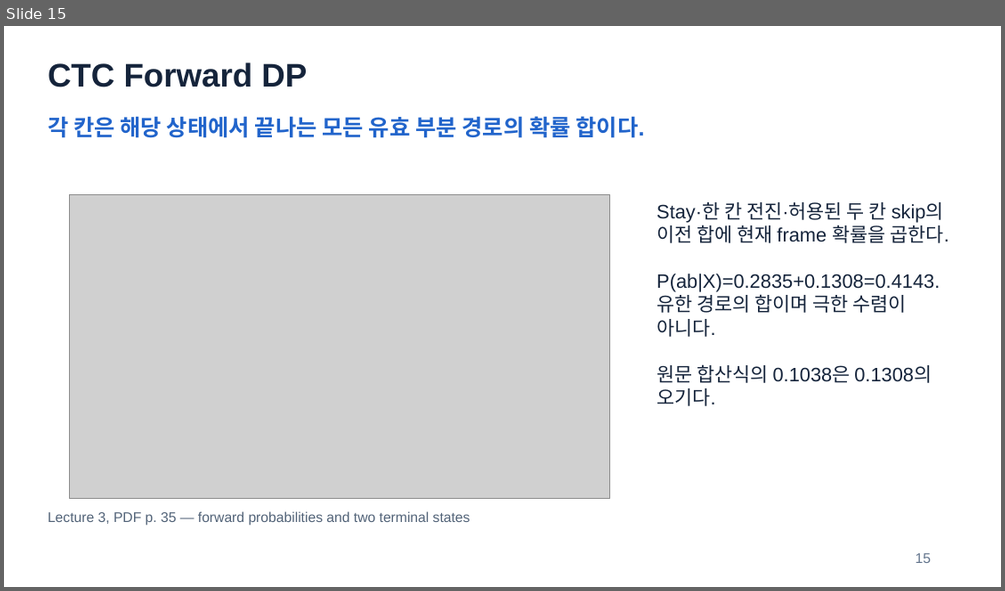
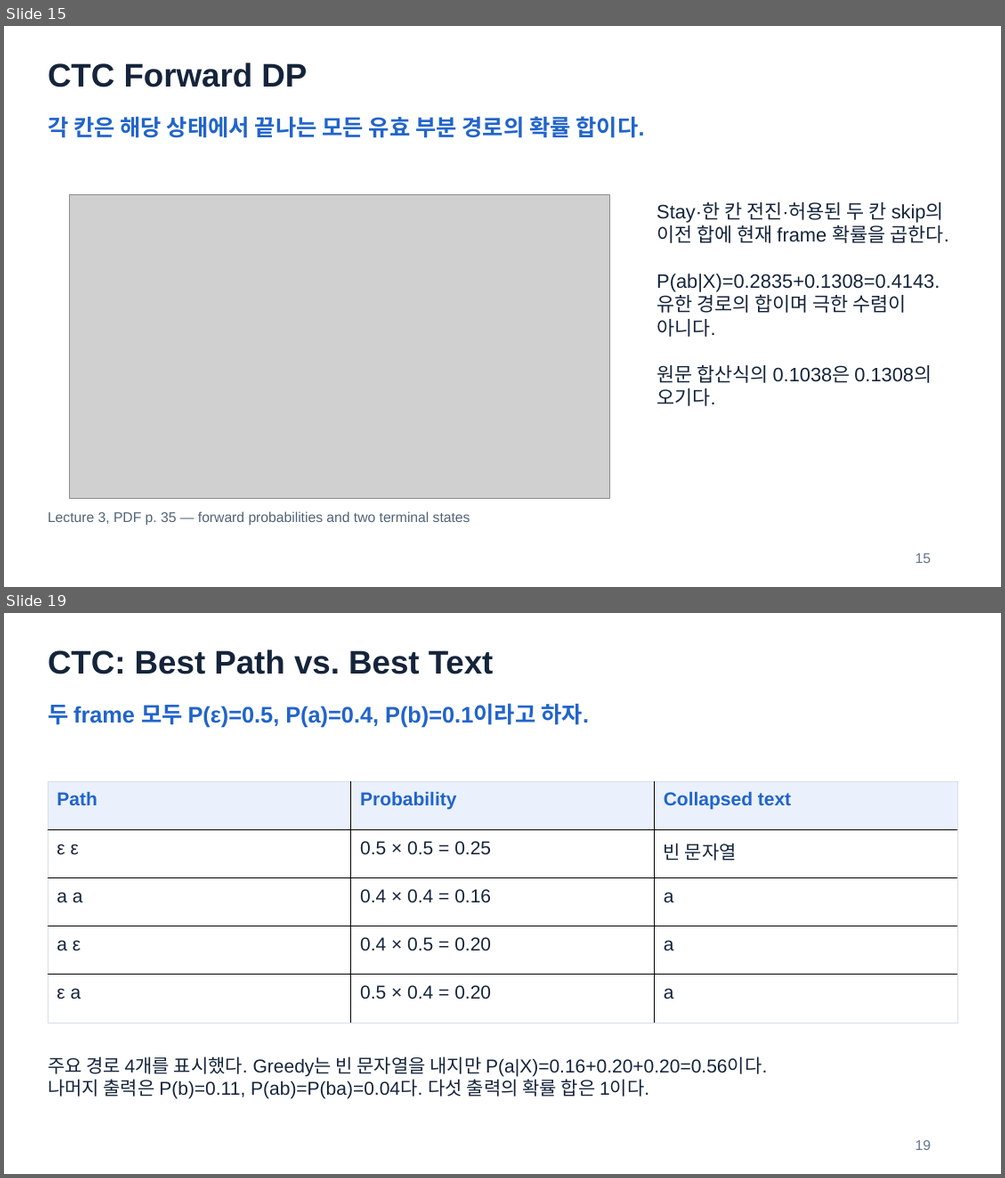
Before and after one commit to HyeonWooNa0861/HyeonWooNa0861.github.io, a slide deck: assets/presentations/study/speech-and-audio-recognition/sar-midterm-review-slides.pptx. Shown one above the other, each under a label of ours: slide 15 before the commit, slides 15 and 19 after it; the slides between them are not shown. The pictures are 1005x591 and 1005x1178 pixels, drawn with LibreOffice and Linux fonts; fonts in the diff are those of the drawing; grey boxes stand for pictures. Boxes give left, top, right and bottom in pixels: in the first picture for what was removed or moved away, otherwise in the second. Text is boxed around its words. In the diff, an @@ line names an element or a change of style, - is before the commit and + after.

```diff
--- a/assets/presentations/study/speech-and-audio-recognition/sar-midterm-review-slides.pptx
+++ b/assets/presentations/study/speech-and-audio-recognition/sar-midterm-review-slides.pptx
@@ slide 19 added at bbox=[4, 613, 1001, 1174], background #FFFFFF @@
@@ text added at bbox=[48, 649, 494, 674], 31.5 pt, text #15243B, bold @@
+CTC: Best Path vs. Best Text
@@ text added at bbox=[48, 703, 589, 727], 21.8 pt, text #2164CB, bold @@
+두 frame 모두 P(ε)=0.5, P(a)=0.4, P(b)=0.1이라고 하자.
@@ table added at bbox=[48, 781, 958, 1022], 5 rows, 3 columns @@
+Path | Probability | Collapsed text
+ε ε | 0.5 × 0.5 = 0.25 | 빈 문자열
+a a | 0.4 × 0.4 = 0.16 | a
+a ε | 0.4 × 0.5 = 0.20 | a
+ε a | 0.5 × 0.4 = 0.20 | a
@@ text added at bbox=[48, 1056, 767, 1098], 18 pt, text #15243B @@
+주요 경로 4개를 표시했다. Greedy는 빈 문자열을 내지만 P(a|X)=0.16+0.20+0.20=0.56이다.
+나머지 출력은 P(b)=0.11, P(ab)=P(ba)=0.04다. 다섯 출력의 확률 합은 1이다.
@@ text added at bbox=[915, 1140, 930, 1150], 13.5 pt, text #62748C @@
+19
```
Also in this commit, not shown: 10 slides changed, 36 other slides added, 2 other files.
